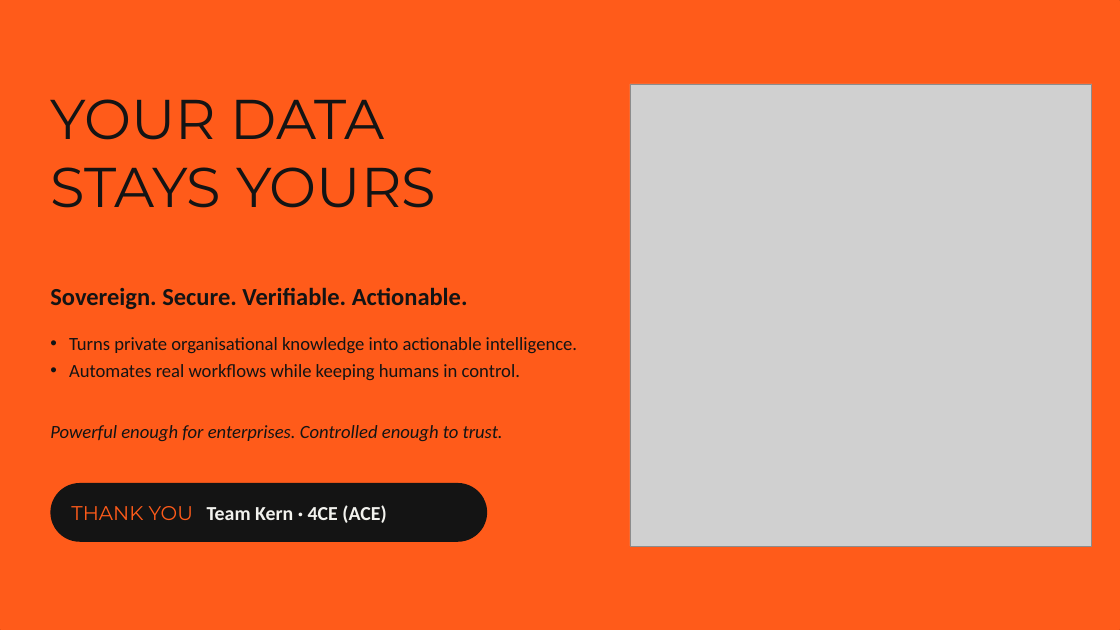
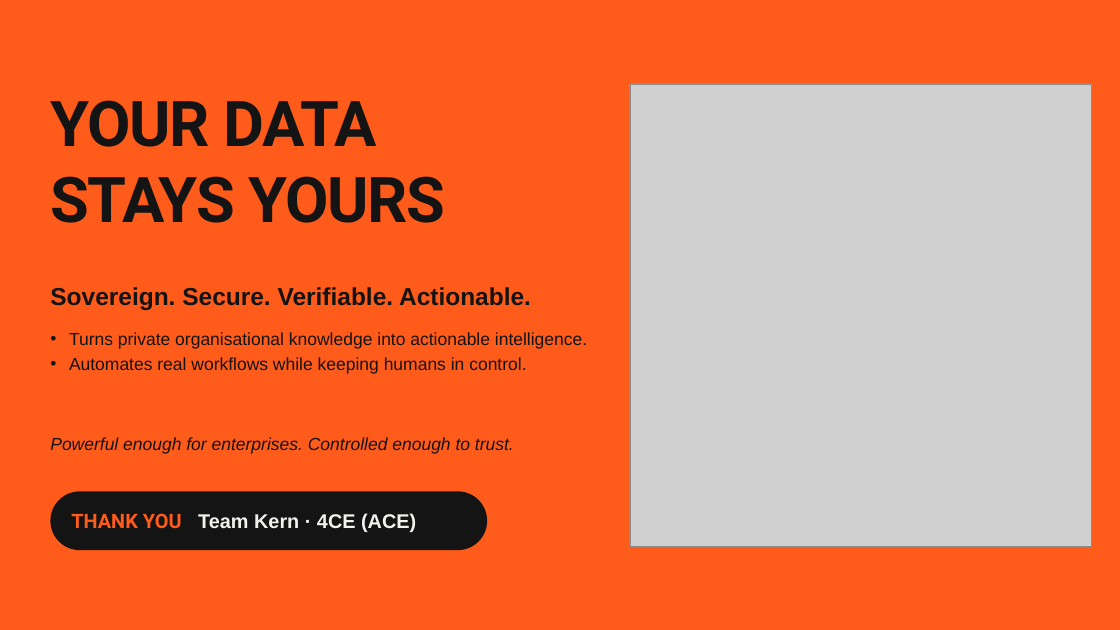
Before and after one commit to Yash3510/Multi-LLM-Agentic-Ai, a slide deck: slide 10 of presentation/Team-Kern-SIH2026-Sovereign-AI.pptx. Drawn at 1120x630 pixels with LibreOffice and Linux fonts; fonts in the diff are those of the drawing; grey boxes stand for pictures. Boxes give left, top, right and bottom in pixels: in the first picture for what was removed or moved away, otherwise in the second. Text is boxed around its words. In the diff, an @@ line names an element or a change of style, - is before the commit and + after.

```diff
--- a/presentation/Team-Kern-SIH2026-Sovereign-AI.pptx
+++ b/presentation/Team-Kern-SIH2026-Sovereign-AI.pptx
@@ text "YOUR DATA" at (50, 100, 445, 223): size 48 to 54 pt, font Montserrat to Roboto, letter spacing 0 to -1 pt, bold on @@
@@ text "Sovereign. Secure. Verifiable. Actionable." at (50, 287, 531, 310): font Calibri to Arial @@
@@ text "Turns private organisational knowledge into ..." at (69, 332, 587, 374): size 16 to 15 pt, font Calibri to Arial @@
@@ text "Powerful enough for enterprises. Controlled ..." at (50, 437, 514, 454): size 16 to 15 pt, font Calibri to Arial @@
@@ text "Powerful enough for enterprises. Controlled ...": place and size @@
-text "Powerful enough for enterprises. Controlled ..." at (50, 425, 503, 441)
+text "Powerful enough for enterprises. Controlled ..." at (50, 437, 514, 454)
@@ rounded rectangle: place and size @@
-rounded rectangle at (50, 483, 487, 542)
+rounded rectangle at (50, 492, 487, 550)
@@ text "THANK YOU Team Kern · ...": place and size @@
-text "THANK YOU Team Kern · ..." at (71, 505, 386, 523)
+text "THANK YOU Team Kern · ..." at (71, 513, 416, 532)
@@ text "THANK YOU Team Kern · ..." at (71, 513, 416, 532): font Montserrat to Roboto, bold on in "THANK YOU"; font Calibri to Arial in "Team Kern · 4CE (ACE)" @@
```
Also in this commit, not shown: 9 other slides changed, 6 other files.
